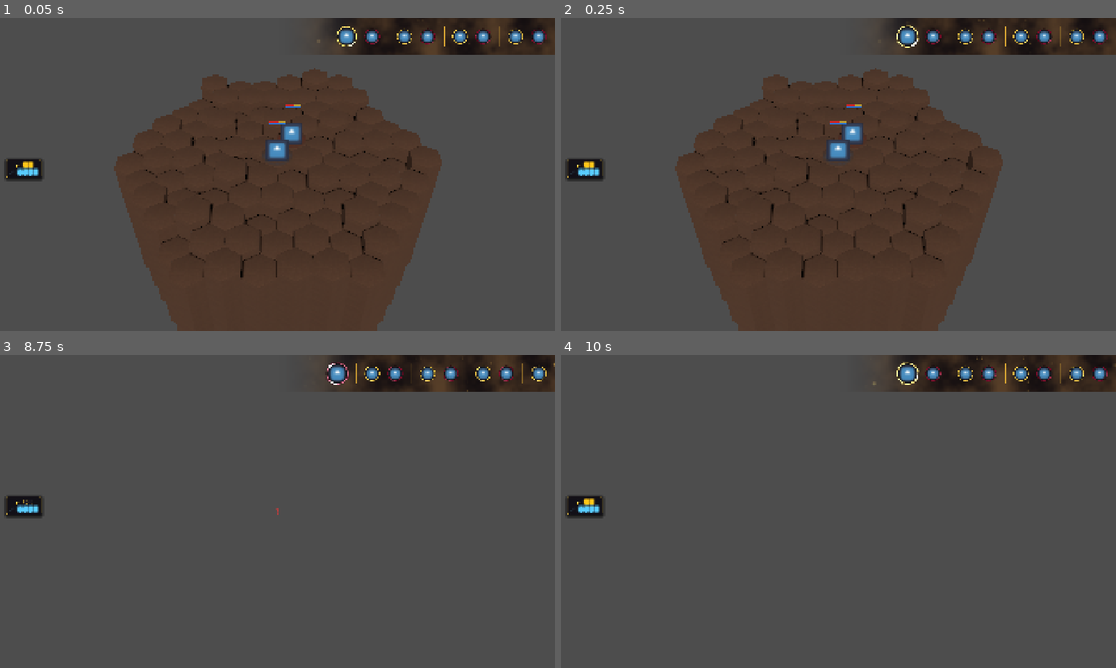
Above: before the commit, frames 1-4 (two rows, left to right).
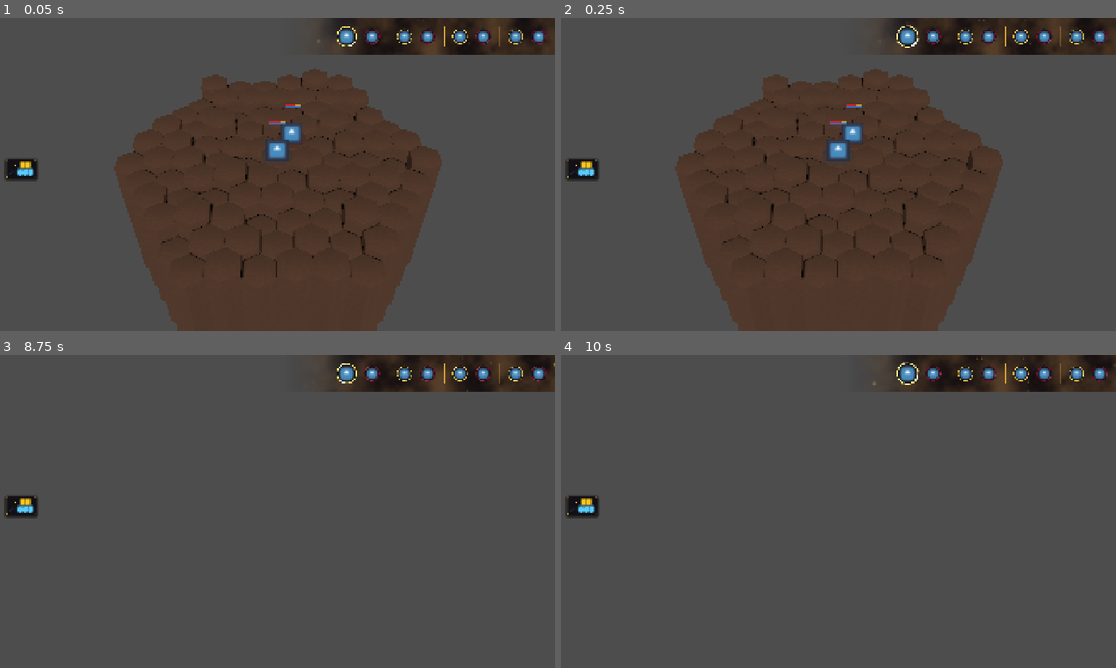
Above: after the commit, the same moments.

Repository: Kobraxos/Mythologia
Game: Godot game, scene res://levels/test_room/test_level.tscn
Same seed, same stepped clock (60 frames per second), same inputs: the game is played once before the commit and once after it. The project has no main scene, so this scene is started directly. The engine's default icon, where the game draws it, is replaced by a stand-in: a white triangle on a blue panel in a dark square.
Inputs (mouse positions are in pixels of both pictures, inside the frame that each line leads up to):
- Up to frame 1 (0.05 s): no input
- Up to frame 2 (0.25 s): no input
- Up to frame 3 (8.75 s): tap Enter at 0.5 s; move the mouse to (399, 495) at 0.52 s; hold Up (ui_up) 0.53-1.28 s; tap S (camera_backward) at 0.6 s; move the mouse to (166, 527) at 1.27 s; tap W (camera_forward) at 1.35 s; move the mouse to (333, 442) at 2.02 s; hold Up (ui_up) 2.03-3.53 s; tap A (camera_left) at 2.1 s; move the mouse to (249, 574) at 2.77 s; tap D (camera_right) at 2.85 s; tap R (camera_reset) every 0.75 s from 3.5 to 6.5 s; move the mouse to (444, 558) at 3.52 s; tap Q (camera_rotate_left) at 3.6 s; move the mouse to (111, 464) at 4.27 s; tap E (camera_rotate_right) at 4.35 s; move the mouse to (305, 511) at 5.02 s; hold Mouse wheel up (camera_zoom_in) 5.03-5.78 s; move the mouse to (194, 433) at 5.77 s; hold Up (ui_up) 5.78-8.03 s; tap Mouse wheel down (camera_zoom_out) at 5.85 s; move the mouse to (399, 495) at 6.52 s; press the mouse at (399, 495) at 6.53 s; move the mouse to (166, 527) at 7.27 s; release the mouse at (166, 527) at 7.28 s; tap Space (tactical_end_turn) at 7.35 s; move the mouse to (333, 442) at 8.02 s; hold , (tactical_move) from 8.03 s (still down)
- Up to frame 4 (10 s): move the mouse to (810, 574) at 8.77 s; release , (tactical_move) at 8.78 s; tap S (camera_backward) at 8.85 s; move the mouse to (1005, 558) at 9.52 s; hold Up (ui_up) from 9.53 s (still down); tap W (camera_forward) at 9.6 s

The runs differ from the first frame. In frame 1, 0.1% of the frame differs, in the area x 2-54%, y 27-53%; in frame 2, 0.1%; in frame 3, 1.1%, in the area x 2-99%, y 2-53%; in frame 4, 0.1%.

Commit message:
feat: add base stats for hero, monsters, and new attack/spell skill definitions

Diff:
--- a/data/skills/attacks/frappe_basique.tres
+++ b/data/skills/attacks/frappe_basique.tres
@@ -8,4 +8,5 @@
 id = &"frappe_basique"
 skill_name = "Frappe Héroïque"
 description = "Une attaque de mêlée basique qui inflige des dégâts physiques à un ennemi."
+ap_cost = 2
 metadata/_custom_type_script = "uid://eceh4kcvv4yn"
--- a/data/skills/attacks/rayon_solaire.tres
+++ b/data/skills/attacks/rayon_solaire.tres
@@ -9,8 +9,8 @@
 id = &"rayon_solaire"
 skill_name = "Rayon Solaire"
 description = "Projette un faisceau de lumière concentré. Test strict de Ligne de Vue : le ciblage et la zone d'effet s'arrêtent net au premier obstacle."
-ap_cost = 2
-mana_cost = 10
+ap_cost = 3
+mana_cost = 50
 cooldown = 1
 target_mode = 2
 allowed_alignments = 2
--- a/data/skills/spells/fleche_empoisonnee.tres
+++ b/data/skills/spells/fleche_empoisonnee.tres
@@ -8,7 +8,7 @@
 skill_name = "Flèche Empoisonnée"
 description = "Tire une flèche enduite de poison. Dégâts mineurs immédiats, mais dangereux."
 ap_cost = 1
-mana_cost = 5
+mana_cost = 25
 cooldown = 1
 target_mode = 1
 allowed_alignments = 0
--- a/data/skills/spells/oeil_petrifiant.tres
+++ b/data/skills/spells/oeil_petrifiant.tres
@@ -8,7 +8,7 @@
 skill_name = "Oeil Pétrifiant"
 description = "Un regard terrible qui blesse et inflige de gros dégâts mythiques."
 ap_cost = 3
-mana_cost = 15
+mana_cost = 75
 cooldown = 3
 target_mode = 1
 allowed_alignments = 0
--- a/data/units/heroes/base_unit_stats.tres
+++ b/data/units/heroes/base_unit_stats.tres
@@ -17,17 +17,17 @@
 mythology = 1
 rarity = 2
 initiative = 6
-max_health = 25
-hp_regen_per_turn = 5
-max_shield = 20
-shield_regen_per_turn = 10
-max_mana = 20
-mana_regen_per_turn = 2
-movement_points = 4
+max_health = 120
+hp_regen_per_turn = 10
+max_shield = 40
+shield_regen_per_turn = 15
+max_mana = 100
+mana_regen_per_turn = 10
+movement_points = 3
 max_elevation_jump = 2
 knockback_resistance = 0.2
-base_physical_damage = 6
-base_mythic_damage = 2
+base_physical_damage = 20
+base_mythic_damage = 10
 physical_defense = 3
 mythic_defense = 1
 physical_penetration = 0.05
--- a/data/units/monsters/archer_satyr.tres
+++ b/data/units/monsters/archer_satyr.tres
@@ -13,16 +13,16 @@
 mythology = 1
 rarity = 1
 initiative = 8
-max_health = 15
+max_health = 60
 hp_regen_per_turn = 0
 max_shield = 0
 shield_regen_per_turn = 0
-max_mana = 10
-mana_regen_per_turn = 2
+max_mana = 50
+mana_regen_per_turn = 10
 movement_points = 5
 max_elevation_jump = 3
 knockback_resistance = 0.0
-base_physical_damage = 4
+base_physical_damage = 15
 base_mythic_damage = 0
 physical_defense = 1
 mythic_defense = 1
--- a/data/units/monsters/mage_cyclops.tres
+++ b/data/units/monsters/mage_cyclops.tres
@@ -13,17 +13,17 @@
 mythology = 1
 rarity = 1
 initiative = 2
-max_health = 30
+max_health = 80
 hp_regen_per_turn = 0
-max_shield = 10
-shield_regen_per_turn = 5
-max_mana = 30
-mana_regen_per_turn = 5
+max_shield = 50
+shield_regen_per_turn = 10
+max_mana = 150
+mana_regen_per_turn = 20
 movement_points = 2
 max_elevation_jump = 2
 knockback_resistance = 0.5
-base_physical_damage = 5
-base_mythic_damage = 10
+base_physical_damage = 10
+base_mythic_damage = 35
 physical_defense = 2
 mythic_defense = 3
 physical_penetration = 0.0
--- a/data/units/monsters/warrior_minotaur.tres
+++ b/data/units/monsters/warrior_minotaur.tres
@@ -13,7 +13,7 @@
 mythology = 1
 rarity = 1
 initiative = 4
-max_health = 40
+max_health = 150
 hp_regen_per_turn = 0
 max_shield = 0
 shield_regen_per_turn = 0
@@ -22,7 +22,7 @@
 movement_points = 3
 max_elevation_jump = 1
 knockback_resistance = 0.8
-base_physical_damage = 8
+base_physical_damage = 25
 base_mythic_damage = 0
 physical_defense = 4
 mythic_defense = 0
Not shown: 1 places in data/skills/spells/oeil_petrifiant.tres that only renumber resources
Not shown: 1 places in data/units/monsters/archer_satyr.tres that only renumber resources
